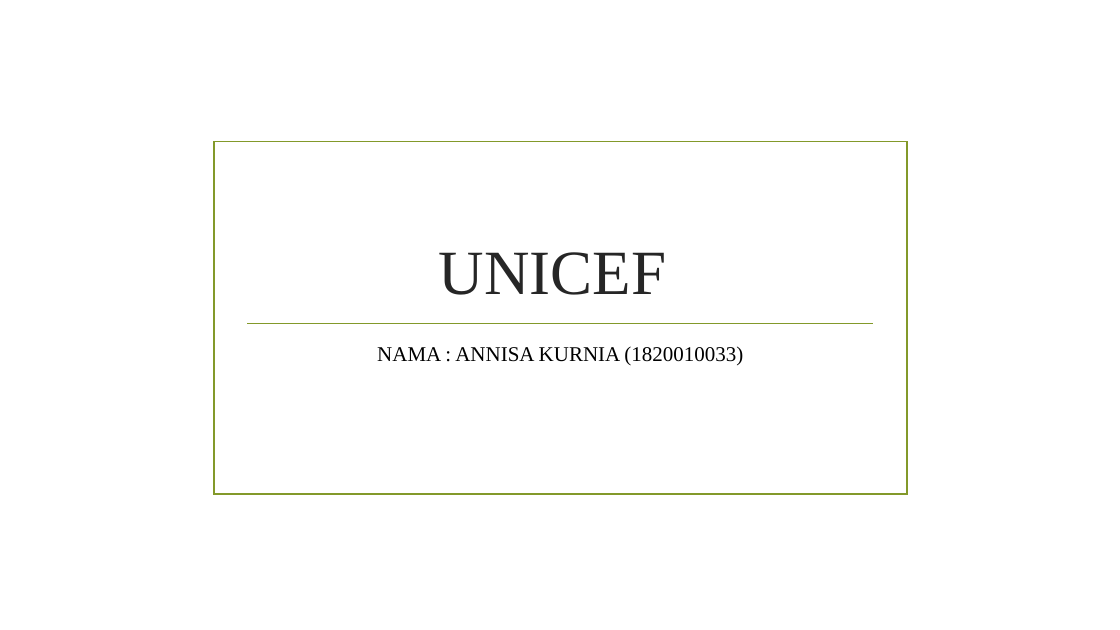
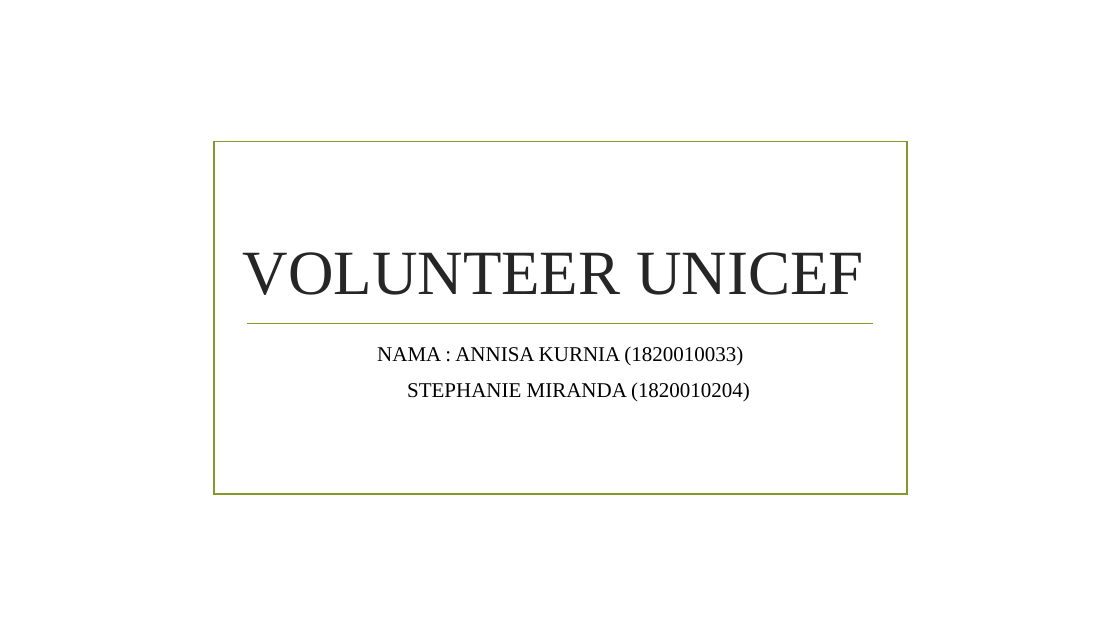
Before and after one commit to annisaaakurniaaa/nisa-cantik, a slide deck: slide 1 of PPT UNICEF.pptx. Drawn at 1120x630 pixels with LibreOffice and Linux fonts; fonts in the diff are those of the drawing; background and template pictures are left out. Boxes give left, top, right and bottom in pixels: in the first picture for what was removed or moved away, otherwise in the second. Text is boxed around its words. In the diff, an @@ line names an element or a change of style, - is before the commit and + after.

```diff
--- a/PPT UNICEF.pptx
+++ b/PPT UNICEF.pptx
@@ title at <box>243,252,863,295</box>: text changed @@
-UNICEF
+VOLUNTEER UNICEF
@@ subtitle at <box>407,382,750,402</box>: paragraph added @@
+STEPHANIE MIRANDA (1820010204)
```
Also in this commit, not shown: 1 slide added, 1 other file.
